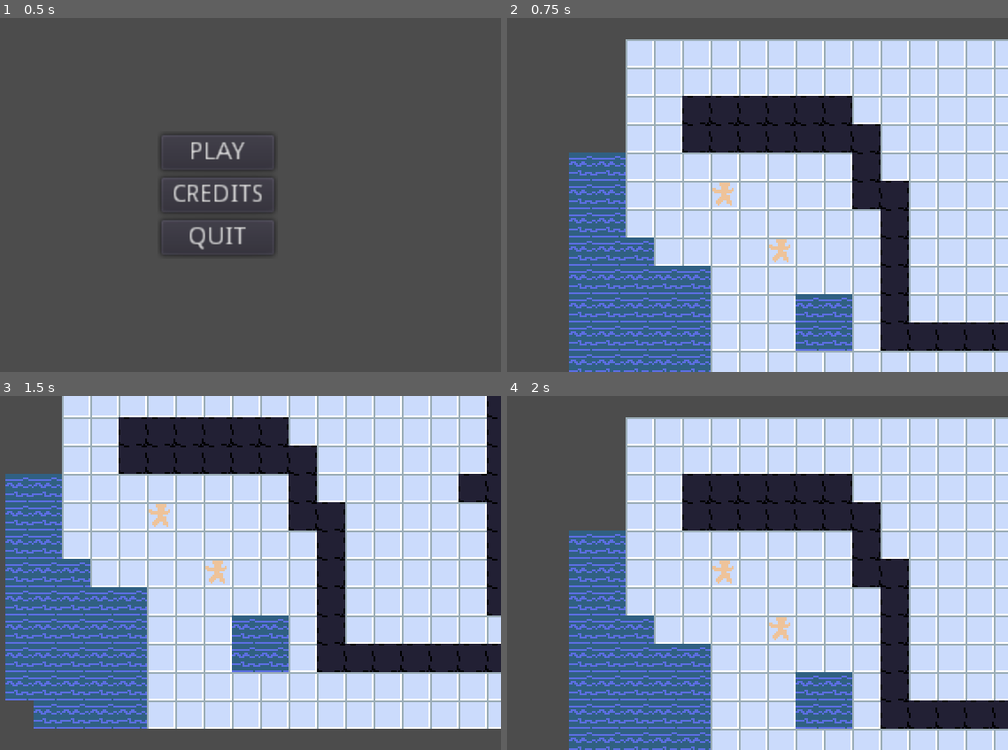
Above: before the commit, frames 1-4 (two rows, left to right).
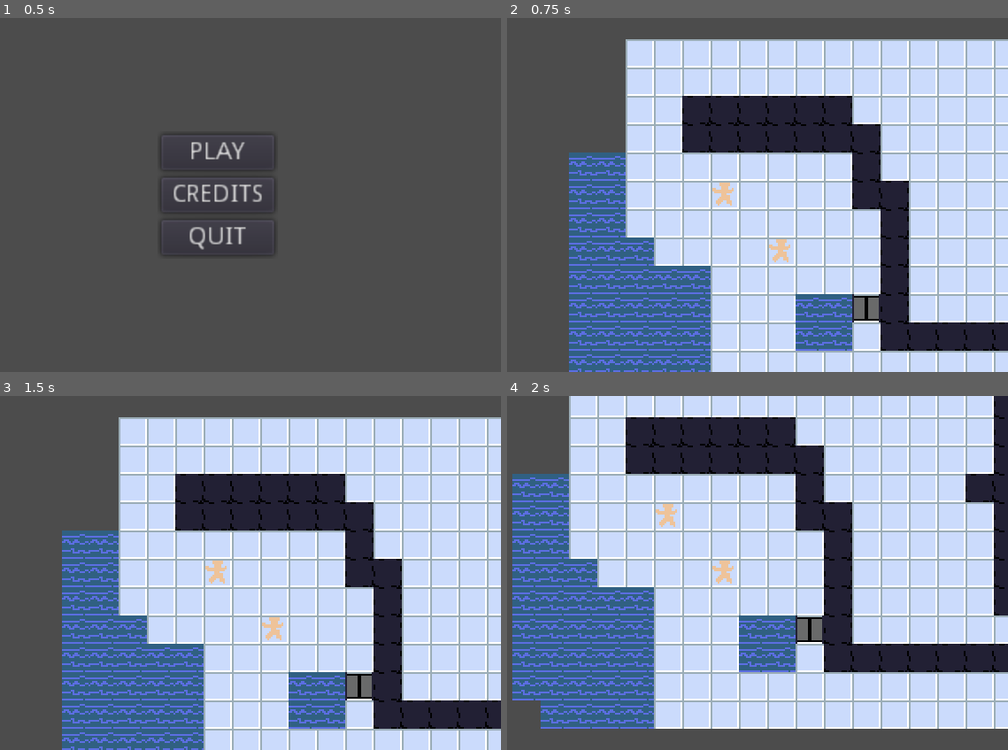
Above: after the commit, the same moments.

Repository: Byteron/together
Game: Godot game, scene res://src/menu/TitleScreen.tscn
The game is run twice, just before and just after one commit, with the same random seed, the same clock (stepped at 60 frames per second) and the same inputs.
Inputs:
- Up to frame 1 (0.5 s): no input
- Up to frame 2 (0.75 s): click "PLAY" at 0.5 s
- Up to frame 3 (1.5 s): tap Enter (ui_accept) at 1.25 s; hold Right (ui_right) from 1.28 s (still down); hold E (interact, bound only after the commit) from 1.28 s (still down)
- Up to frame 4 (2 s): keep holding Right (ui_right); keep holding E (interact, bound only after the commit); tap Enter (ui_accept) at 1.52, 1.82 s; tap Space (swap_character, bound only after the commit) at 1.55 s

Frame 1 is identical in both runs. In frame 2, 0.4% of the frame differs, in the area x 68-75%, y 78-86%; in frame 3, 52%, in the area x 1-100%, y 0-100%; in frame 4, 52%.
Error before the commit: Invalid get index 'Floor' (on base: 'Dictionary'). (res://src/level/Level.gd:92)
Error after the commit: Invalid get index 'Floor' (on base: 'Dictionary'). (res://src/level/Level.gd:97)

Commit message:
interactable objects

Diff:
--- a/project.godot
+++ b/project.godot
@@ -13,6 +13,11 @@
 "class": "Character",
 "language": "GDScript",
 "path": "res://src/character/Character.gd"
+}, {
+"base": "Interactable",
+"class": "Door",
+"language": "GDScript",
+"path": "res://src/interactable/door/Door.gd"
 }, {
 "base": "Node2D",
 "class": "Game",
@@ -56,6 +61,7 @@
 } ]
 _global_script_class_icons={
 "Character": "",
+"Door": "",
 "Game": "",
 "Interactable": "",
 "Level": "",
@@ -108,6 +114,43 @@
 "svg/scale": 1.0
 }
 
+[input]
+
+walk_left={
+"deadzone": 0.5,
+"events": [ Object(InputEventKey,"resource_local_to_scene":false,"resource_name":"","device":0,"alt":false,"shift":false,"control":false,"meta":false,"command":false,"pressed":false,"scancode":65,"unicode":0,"echo":false,"script":null)
+, Object(InputEventKey,"resource_local_to_scene":false,"resource_name":"","device":0,"alt":false,"shift":false,"control":false,"meta":false,"command":false,"pressed":false,"scancode":16777231,"unicode":0,"echo":false,"script":null)
+ ]
+}
+walk_right={
+"deadzone": 0.5,
+"events": [ Object(InputEventKey,"resource_local_to_scene":false,"resource_name":"","device":0,"alt":false,"shift":false,"control":false,"meta":false,"command":false,"pressed":false,"scancode":68,"unicode":0,"echo":false,"script":null)
+, Object(InputEventKey,"resource_local_to_scene":false,"resource_name":"","device":0,"alt":false,"shift":false,"control":false,"meta":false,"command":false,"pressed":false,"scancode":16777233,"unicode":0,"echo":false,"script":null)
+ ]
+}
+walk_up={
+"deadzone": 0.5,
+"events": [ Object(InputEventKey,"resource_local_to_scene":false,"resource_name":"","device":0,"alt":false,"shift":false,"control":false,"meta":false,"command":false,"pressed":false,"scancode":87,"unicode":0,"echo":false,"script":null)
+, Object(InputEventKey,"resource_local_to_scene":false,"resource_name":"","device":0,"alt":false,"shift":false,"control":false,"meta":false,"command":false,"pressed":false,"scancode":16777232,"unicode":0,"echo":false,"script":null)
+ ]
+}
+walk_down={
+"deadzone": 0.5,
+"events": [ Object(InputEventKey,"resource_local_to_scene":false,"resource_name":"","device":0,"alt":false,"shift":false,"control":false,"meta":false,"command":false,"pressed":false,"scancode":83,"unicode":0,"echo":false,"script":null)
+, Object(InputEventKey,"resource_local_to_scene":false,"resource_name":"","device":0,"alt":false,"shift":false,"control":false,"meta":false,"command":false,"pressed":false,"scancode":16777234,"unicode":0,"echo":false,"script":null)
+ ]
+}
+swap_character={
+"deadzone": 0.5,
+"events": [ Object(InputEventKey,"resource_local_to_scene":false,"resource_name":"","device":0,"alt":false,"shift":false,"control":false,"meta":false,"command":false,"pressed":false,"scancode":32,"unicode":0,"echo":false,"script":null)
+ ]
+}
+interact={
+"deadzone": 0.5,
+"events": [ Object(InputEventKey,"resource_local_to_scene":false,"resource_name":"","device":0,"alt":false,"shift":false,"control":false,"meta":false,"command":false,"pressed":false,"scancode":69,"unicode":0,"echo":false,"script":null)
+ ]
+}
+
 [physics]
 
 common/enable_pause_aware_picking=true
--- a/src/character/Character.gd
+++ b/src/character/Character.gd
@@ -10,6 +10,7 @@
 	RAM,
 }
 
+var facing := Vector2(0, 1)
 var cell := Vector2()
 
 export(Array, Ability) var abilities := []
--- a/src/game/Game.gd
+++ b/src/game/Game.gd
@@ -5,9 +5,11 @@
 
 
 func _input(event: InputEvent) -> void:
-	if event.is_action_pressed("ui_accept"):
+	if event.is_action_pressed("swap_character"):
 		level.cycle_character()
 
+	if event.is_action_pressed("interact"):
+		level.interact()
 
 func _process(delta: float) -> void:
 	var direction = get_input_direction()
@@ -17,10 +19,10 @@
 
 
 func get_input_direction() -> Vector2:
-	var left = Input.is_action_pressed("ui_left")
-	var right = Input.is_action_pressed("ui_right")
-	var up = Input.is_action_pressed("ui_up")
-	var down = Input.is_action_pressed("ui_down")
+	var left = Input.is_action_pressed("walk_left")
+	var right = Input.is_action_pressed("walk_right")
+	var up = Input.is_action_pressed("walk_up")
+	var down = Input.is_action_pressed("walk_down")
 
 	var direction = Vector2(int(right) - int(left), int(down) - int(up))
 	return Vector2.ZERO if direction.length() > 1 else direction
--- a/src/interactable/Interactable.gd
+++ b/src/interactable/Interactable.gd
@@ -1,2 +1,20 @@
 extends Node2D
 class_name Interactable
+
+onready var sprite: Sprite = $Sprite
+
+
+func interact() -> void:
+	_interact()
+
+
+func is_blocking(character: Character) -> bool:
+	return _is_blocking(character)
+
+
+func _interact() -> void:
+	pass
+
+
+func _is_blocking(character: Character) -> bool:
+	return true
--- a/src/interactable/Interactable.tscn
+++ b/src/interactable/Interactable.tscn
@@ -1,6 +1,11 @@
-[gd_scene load_steps=2 format=2]
+[gd_scene load_steps=3 format=2]
 
 [ext_resource path="res://src/interactable/Interactable.gd" type="Script" id=1]
+[ext_resource path="res://assets/images/door.png" type="Texture" id=2]
 
 [node name="Interactable" type="Node2D"]
 script = ExtResource( 1 )
+
+[node name="Sprite" type="Sprite" parent="."]
+texture = ExtResource( 2 )
+hframes = 2
--- /dev/null
+++ b/src/interactable/door/Door.gd
@@ -0,0 +1,25 @@
+extends Interactable
+class_name Door
+
+var _is_closed = true
+
+
+func open() -> void:
+	sprite.frame = 1
+	_is_closed = false
+
+
+func close() -> void:
+	sprite.frame = 0
+	_is_closed = true
+
+
+func _interact():
+	if _is_closed:
+		open()
+	else:
+		close()
+
+
+func _is_blocking(character: Character) -> bool:
+	return _is_closed
--- /dev/null
+++ b/src/interactable/door/Door.tscn
@@ -0,0 +1,7 @@
+[gd_scene load_steps=3 format=2]
+
+[ext_resource path="res://src/interactable/Interactable.tscn" type="PackedScene" id=1]
+[ext_resource path="res://src/interactable/door/Door.gd" type="Script" id=2]
+
+[node name="Door" instance=ExtResource( 1 )]
+script = ExtResource( 2 )
--- a/src/level/Level.gd
+++ b/src/level/Level.gd
@@ -30,6 +30,10 @@
 	return cell * CELL_SIZE + CELL_SIZE / 2
 
 
+func interact() -> void:
+	var loc: Location = locations[active_character.cell + active_character.facing]
+	loc.interact()
+
 func spawn_character(character: Character) -> void:
 	characters.add_child(character)
 
@@ -55,6 +59,7 @@
 	loc.character = null
 	next_loc.character = active_character
 
+	active_character.facing = direction
 	active_character.cell = next_loc.cell
 	active_character.move_to(next_loc.position)
 
--- a/src/level/Level.tscn
+++ b/src/level/Level.tscn
@@ -1,10 +1,11 @@
-[gd_scene load_steps=6 format=2]
+[gd_scene load_steps=7 format=2]
 
 [ext_resource path="res://src/level/Level.gd" type="Script" id=1]
 [ext_resource path="res://assets/tilesets/terrain.tres" type="TileSet" id=2]
 [ext_resource path="res://data/characters/Nerd.tscn" type="PackedScene" id=3]
 [ext_resource path="res://src/level/LevelCamera.tscn" type="PackedScene" id=4]
 [ext_resource path="res://data/characters/Athlete.tscn" type="PackedScene" id=5]
+[ext_resource path="res://src/interactable/door/Door.tscn" type="PackedScene" id=6]
 
 [node name="Level" type="Node2D"]
 script = ExtResource( 1 )
@@ -17,6 +18,9 @@
 
 [node name="Objects" type="Node2D" parent="."]
 
+[node name="Door" parent="Objects" instance=ExtResource( 6 )]
+position = Vector2( 136, 152 )
+
 [node name="Characters" type="Node2D" parent="."]
 
 [node name="Nerd" parent="Characters" instance=ExtResource( 3 )]
--- a/src/level/Location.gd
+++ b/src/level/Location.gd
@@ -7,6 +7,11 @@
 var interactable: Interactable = null
 var character: Character = null
 
+
+func interact() -> void:
+	if interactable:
+		interactable.interact()
+
+
 func is_blocking(character: Character) -> bool:
-	print(interactable, self.character, terrain.is_blocking(character))
-	return interactable or self.character or terrain.is_blocking(character)
+	return interactable and interactable.is_blocking(character) or self.character or terrain.is_blocking(character)
Binary file added: assets/images/door.png
Not shown, added: assets/images/door.png.import
